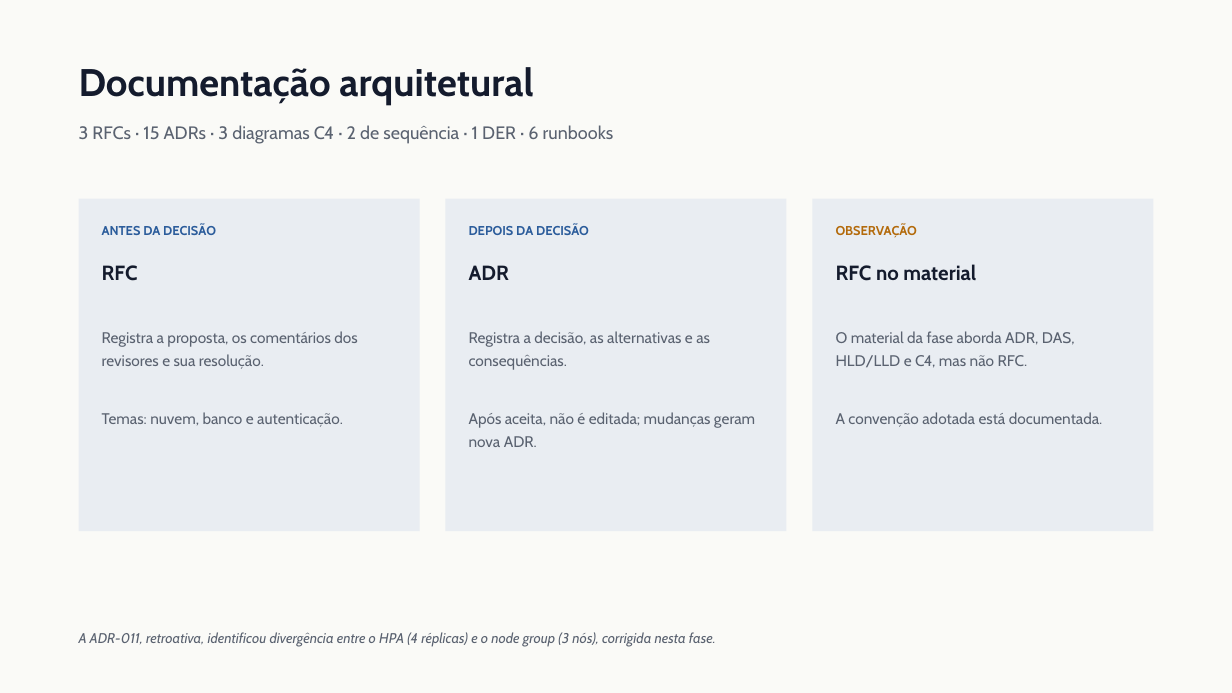
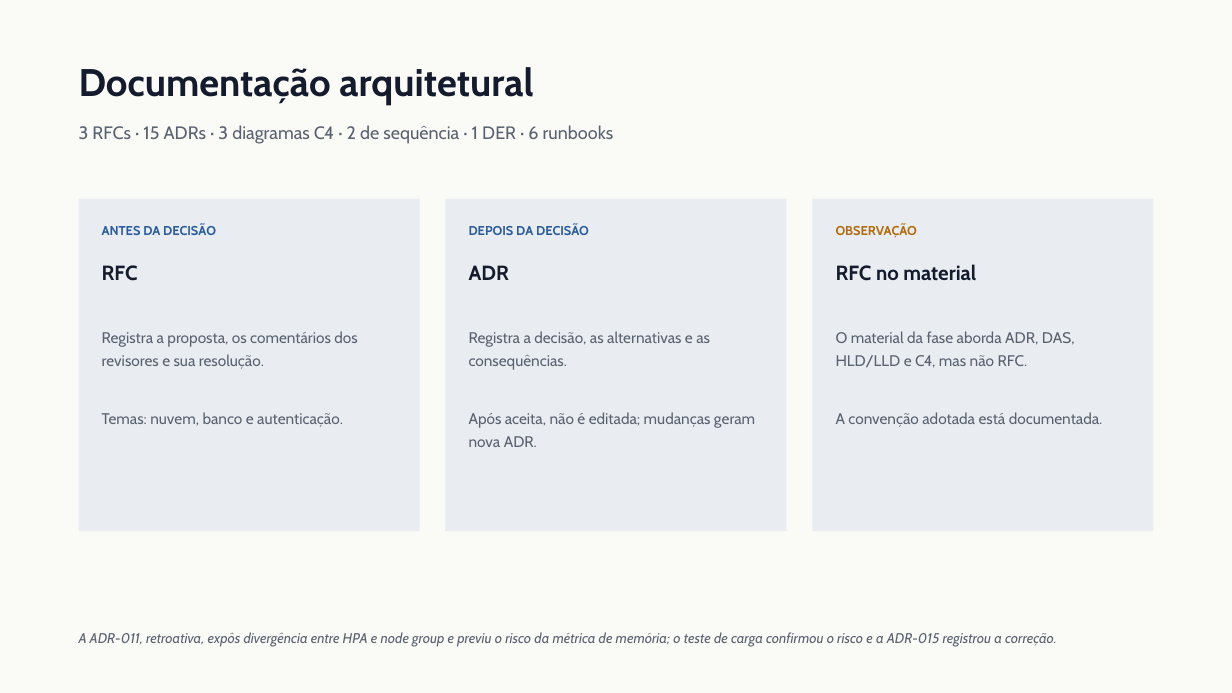
Before and after one commit to Guilherme-Fumagali/tech-challenge-1, a slide deck: slide 11 of docs/tech-challenge-3/apresentacao.pptx. Drawn at 1232x693 pixels with LibreOffice and Linux fonts; fonts in the diff are those of the drawing. Boxes give left, top, right and bottom in pixels: in the first picture for what was removed or moved away, otherwise in the second. Text is boxed around its words. In the diff, an @@ line names an element or a change of style, - is before the commit and + after.

```diff
--- a/docs/tech-challenge-3/apresentacao.pptx
+++ b/docs/tech-challenge-3/apresentacao.pptx
@@ text at [79,632,1057,646]: text changed @@
-A ADR-011, retroativa, identificou divergência entre o HPA (4 réplicas) e o node group (3 nós), corrigida nesta fase.
+A ADR-011, retroativa, expôs divergência entre HPA e node group e previu o risco da métrica de memória; o teste de carga confirmou o risco e a ADR-015 registrou a correção.
```
Also in this commit, not shown: 1 other slide changed, 1 other file.
